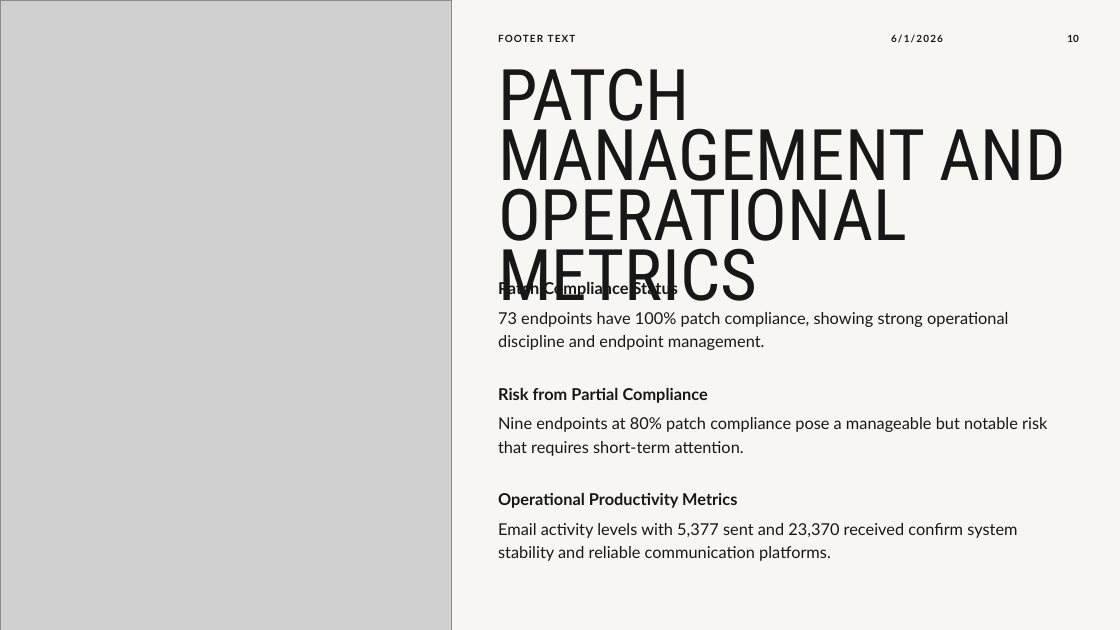
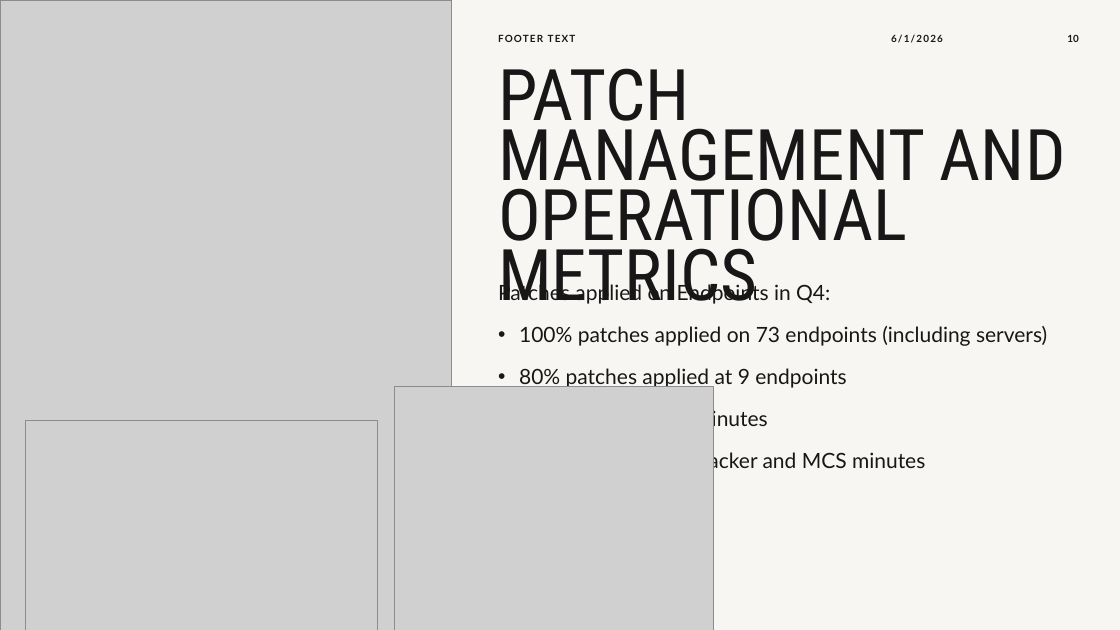
Before and after one commit to Anaxagorius/SIRE-poster, a slide deck: slide 10 of Valley_Credit_Union_Executive_IT_Dashboard_Q4_2024 (1).pptx. Drawn at 1120x630 pixels with LibreOffice and Linux fonts; fonts in the diff are those of the drawing; grey boxes stand for pictures. Boxes give left, top, right and bottom in pixels: in the first picture for what was removed or moved away, otherwise in the second. Text is boxed around its words. In the diff, an @@ line names an element or a change of style, - is before the commit and + after.

```diff
--- a/Valley_Credit_Union_Executive_IT_Dashboard_Q4_2024 (1).pptx
+++ b/Valley_Credit_Union_Executive_IT_Dashboard_Q4_2024 (1).pptx
@@ text at (x1=498, y1=282, x2=1047, y2=473): text changed; size 14 to 18 pt @@
-Patch Compliance Status
-  73 endpoints have 100% patch compliance, showing strong operational discipline and endpoint management.
-Risk from Partial Compliance
-  Nine endpoints at 80% patch compliance pose a manageable but notable risk that requires short-term attention.
-Operational Productivity Metrics
-  Email activity levels with 5,377 sent and 23,370 received confirm system stability and reliable communication platforms.
+Patches applied on Endpoints in Q4:
+• 100% patches applied on 73 endpoints (including servers)
+• 80% patches applied at 9 endpoints
+• NIST update: MCS minutes
+• See attached NIST tracker and MCS minutes
@@ picture added at (x1=395, y1=386, x2=714, y2=630) @@
@@ picture added at (x1=25, y1=420, x2=378, y2=630) @@
```
Also in this commit, not shown: 7 other slides changed.
